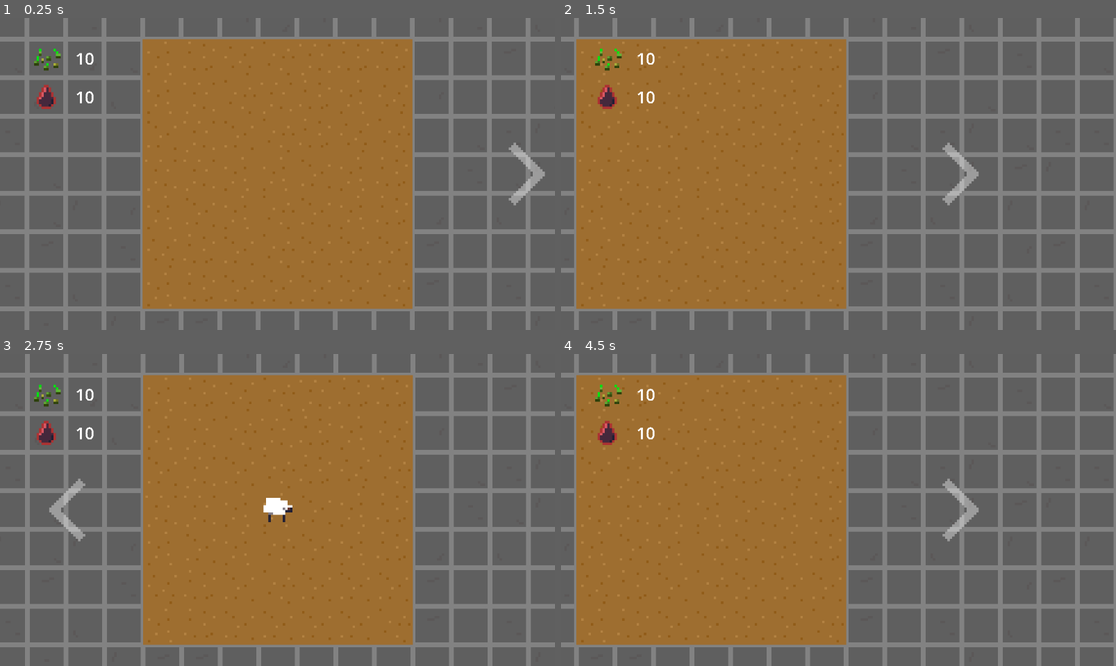
Above: before the commit, frames 1-4 (two rows, left to right).
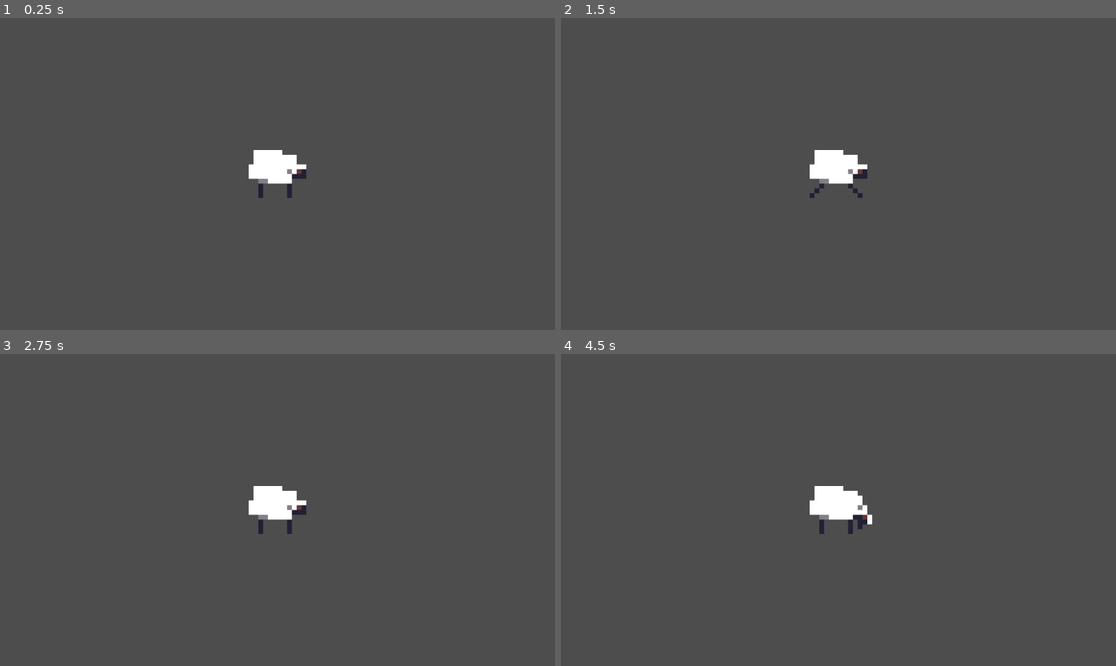
Above: after the commit, the same moments.

Repository: aeriab/giftjam_lebron
Game: Godot game, scene res://shap.tscn
The game is run twice, just before and just after one commit, with the same random seed, the same clock (stepped at 60 frames per second) and the same inputs. Before the commit the project starts from res://main/main.tscn.
Inputs (mouse positions are in pixels of both pictures, inside the frame that each line leads up to):
- Up to frame 1 (0.25 s): no input
- Up to frame 2 (1.5 s): click (1088, 174) at 0.52 s; click (627, 174) at 1.27 s
- Up to frame 3 (2.75 s): click (527, 510) at 2.02 s
- Up to frame 4 (4.5 s): click (627, 510) at 2.77 s; click (1088, 510) at 3.52 s; click (627, 510) at 4.27 s

The runs differ from the first frame. In frame 1, 56% of the frame differs, in the area x 0-100%, y 0-100%; in frame 2, 57%; in frame 3, 56%; in frame 4, 57%.

Commit message:
improved shaps

Diff:
--- a/main/main.tscn
+++ b/main/main.tscn
@@ -1,11 +1,10 @@
-[gd_scene load_steps=7 format=3 uid="uid://cbd5qse08rnon"]
+[gd_scene load_steps=6 format=3 uid="uid://cbd5qse08rnon"]
 
 [ext_resource type="Script" uid="uid://csoxy0k242tvl" path="res://main/camera_2d.gd" id="1_3wy1v"]
 [ext_resource type="PackedScene" uid="uid://cdy6fef102nbh" path="res://plant_minigame.tscn" id="1_pjrb6"]
 [ext_resource type="PackedScene" uid="uid://dohj4615xds12" path="res://UI/ui.tscn" id="2_xwkvk"]
 [ext_resource type="Script" uid="uid://bbx7s75li7nm5" path="res://main/cursor_setter.gd" id="3_xwkvk"]
 [ext_resource type="Texture2D" uid="uid://bv3l5syoqshv6" path="res://assets/Arrow.png" id="4_c651c"]
-[ext_resource type="PackedScene" uid="uid://bcfydsopsdlh7" path="res://sheep_minigame.tscn" id="6_kfbq2"]
 
 [node name="Main" type="Node2D"]
 
@@ -17,12 +16,14 @@
 
 [node name="PlantMinigame" parent="." instance=ExtResource("1_pjrb6")]
 
+[node name="PlantMinigame2" parent="." instance=ExtResource("1_pjrb6")]
+position = Vector2(272, 0)
+
 [node name="CursorSetter" type="Node" parent="."]
 script = ExtResource("3_xwkvk")
 
 [node name="ArrowToMurder" type="TextureButton" parent="."]
 modulate = Color(1, 1, 1, 0.380392)
-z_index = 10
 offset_left = 96.0
 offset_top = -16.0
 offset_right = 112.0
@@ -32,7 +33,6 @@
 
 [node name="ArrowToEvilPlants" type="TextureButton" parent="."]
 modulate = Color(1, 1, 1, 0.380392)
-z_index = 10
 offset_left = 176.0
 offset_top = -16.0
 offset_right = 192.0
@@ -50,8 +50,5 @@
 position = Vector2(272, 0)
 gizmo_extents = 158.6
 
-[node name="SheepMinigame" parent="." instance=ExtResource("6_kfbq2")]
-position = Vector2(272, 0)
-
 [connection signal="pressed" from="ArrowToMurder" to="Camera2D" method="_on_arrow_to_murder_pressed"]
 [connection signal="pressed" from="ArrowToEvilPlants" to="Camera2D" method="_on_arrow_to_evil_plants_pressed"]
--- a/project.godot
+++ b/project.godot
@@ -11,7 +11,7 @@
 [application]
 
 config/name="GiftJam_Lebron"
-run/main_scene="uid://cbd5qse08rnon"
+run/main_scene="uid://vx8vb55ymj4k"
 config/features=PackedStringArray("4.4", "Forward Plus")
 config/icon="res://icon.svg"
 
--- a/shap.gd
+++ b/shap.gd
@@ -2,6 +2,8 @@
 
 @onready var anim = $Sprite/AnimationPlayer
 
+# Variables
+var velocity : Vector2
 
 var mouse_inside : bool
 
@@ -26,26 +28,52 @@
 
 	# Sets new state
 	if new_phase == "IDLE":
+		# set state and variables
 		state = States.IDLE
+		velocity = Vector2(0,0)
+
+		# handle animations
 		anim.play("Eating")
+
+		# set duration of cycle and start timer
 		$"State Durations/IDLE".wait_time = randi_range(1,2)*3
 		$"State Durations/IDLE".start()
+
 	elif new_phase == "WALK":
+		# set state and variables
 		state = States.WALK
+		velocity = Vector2(randf_range(10,100),randf_range(10,100))
+
+		# handle animations
 		anim.play("Walk")
+
+		# set duration of cycle and start timer
 		$"State Durations/WALK".wait_time = randi_range(1,3)*3
 		$"State Durations/WALK".start()
+
 	elif new_phase == "FLEE":
+		# set state and variables
 		state = States.FLEE
+		velocity = Vector2(randf_range(10,100),randf_range(10,100))
+
+		# handle animations
 		anim.play("RESET")
 		anim.play("Run")
+
 	elif new_phase == "DEATH":
+		#set state and variables
 		state = States.DEATH
-		anim.play("RESET")
+		velocity = Vector2(0,0)
+
+		# handle animations
+		anim.stop()
+		$GPUParticles2D.emitting = true
 		#self.modulate = "red"
+
+		# emit signal that sheep was killed
 		SignalManager.sheep_killed.emit()
-		mouse_inside = false # don't return to flee after death
-		$GPUParticles2D.emitting = true
+
+		# start a timer before sheep despawns
 		$"State Durations/DEATH".start()
 	else:
 		print("ERROR: oopsie you made a typo lmao")
@@ -54,10 +82,12 @@
 # SEES WHETHER OR NOT MOUSE CURSOR IS INSIDE OF THE SHEEP
 func _on_mouse_entered():
 	mouse_inside = true
-	set_state("FLEE")
+	if state!=States.DEATH:
+		set_state("FLEE")
 func _on_mouse_exited():
 	mouse_inside = false
-	set_state("WALK")
+	if state!=States.DEATH:
+		set_state("WALK")
 
 # SEES MOUSE CLICKS TO ALLOW DEATH
 func _input(event):
--- a/shap.tscn
+++ b/shap.tscn
@@ -3,10 +3,11 @@
 [ext_resource type="Script" uid="uid://dvwrqsim4x1e4" path="res://shap.gd" id="1_6sc2g"]
 [ext_resource type="Texture2D" uid="uid://ldbfyg2e2qdi" path="res://assets/shapsheet.png" id="2_6sc2g"]
 
-[sub_resource type="Animation" id="Animation_bkorf"]
-resource_name = "Walk"
-length = 2.0
+[sub_resource type="Animation" id="Animation_htccg"]
+resource_name = "Eating"
+length = 3.0
 loop_mode = 1
+step = 0.5
 tracks/0/type = "value"
 tracks/0/imported = false
 tracks/0/enabled = true
@@ -14,10 +15,10 @@
 tracks/0/interp = 1
 tracks/0/loop_wrap = true
 tracks/0/keys = {
-"times": PackedFloat32Array(0, 1),
-"transitions": PackedFloat32Array(1, 1),
+"times": PackedFloat32Array(0, 0.5, 1, 1.5, 2, 2.5),
+"transitions": PackedFloat32Array(1, 1, 1, 1, 1, 1),
 "update": 1,
-"values": [0, 2]
+"values": [3, 3, 4, 4, 4, 3]
 }
 
 [sub_resource type="Animation" id="Animation_6sc2g"]
@@ -77,11 +78,10 @@
 "values": [Vector2(0, 0), Vector2(0, -1)]
 }
 
-[sub_resource type="Animation" id="Animation_htccg"]
-resource_name = "Eating"
-length = 3.0
+[sub_resource type="Animation" id="Animation_bkorf"]
+resource_name = "Walk"
+length = 2.0
 loop_mode = 1
-step = 0.5
 tracks/0/type = "value"
 tracks/0/imported = false
 tracks/0/enabled = true
@@ -89,10 +89,10 @@
 tracks/0/interp = 1
 tracks/0/loop_wrap = true
 tracks/0/keys = {
-"times": PackedFloat32Array(0, 0.5, 1, 1.5, 2, 2.5),
-"transitions": PackedFloat32Array(1, 1, 1, 1, 1, 1),
+"times": PackedFloat32Array(0, 1),
+"transitions": PackedFloat32Array(1, 1),
 "update": 1,
-"values": [3, 3, 4, 4, 4, 3]
+"values": [0, 2]
 }
 
 [sub_resource type="AnimationLibrary" id="AnimationLibrary_j6g3a"]
@@ -172,12 +172,9 @@
 [node name="GPUParticles2D" type="GPUParticles2D" parent="."]
 emitting = false
 amount = 24
-sub_emitter = NodePath("GPUParticles2D")
 one_shot = true
 explosiveness = 0.93
 process_material = SubResource("ParticleProcessMaterial_ar0bk")
-
-[node name="GPUParticles2D" type="GPUParticles2D" parent="GPUParticles2D"]
 
 [node name="LightOccluder2D" type="LightOccluder2D" parent="."]
 position = Vector2(-1, 0)
